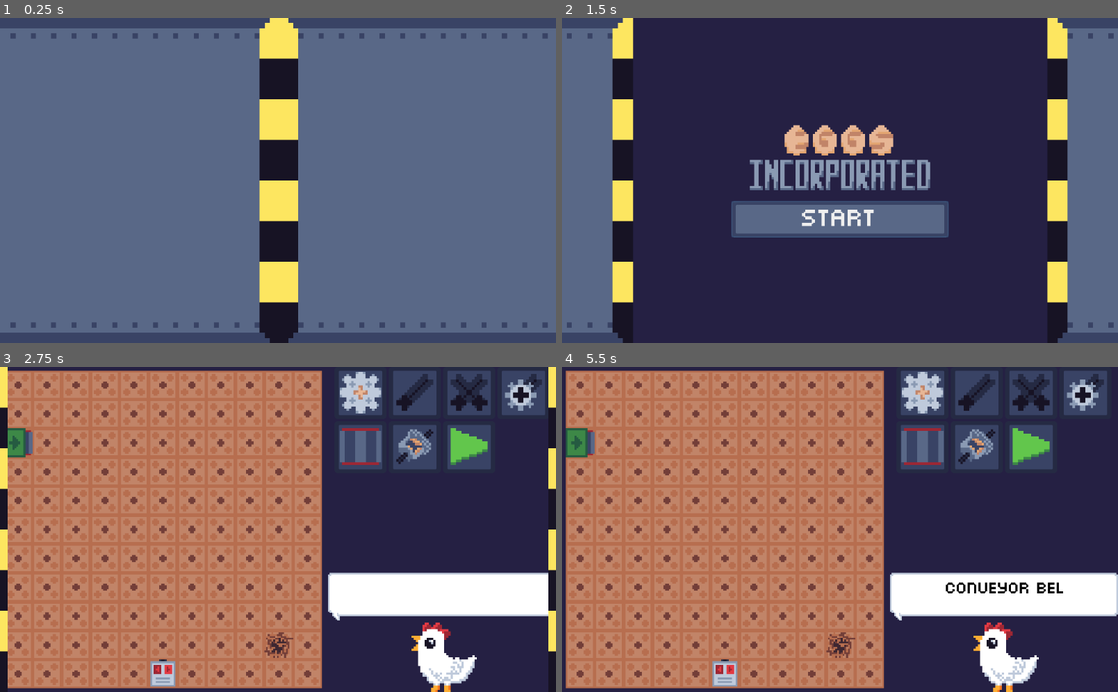
Above: before the commit, frames 1-4 (two rows, left to right).
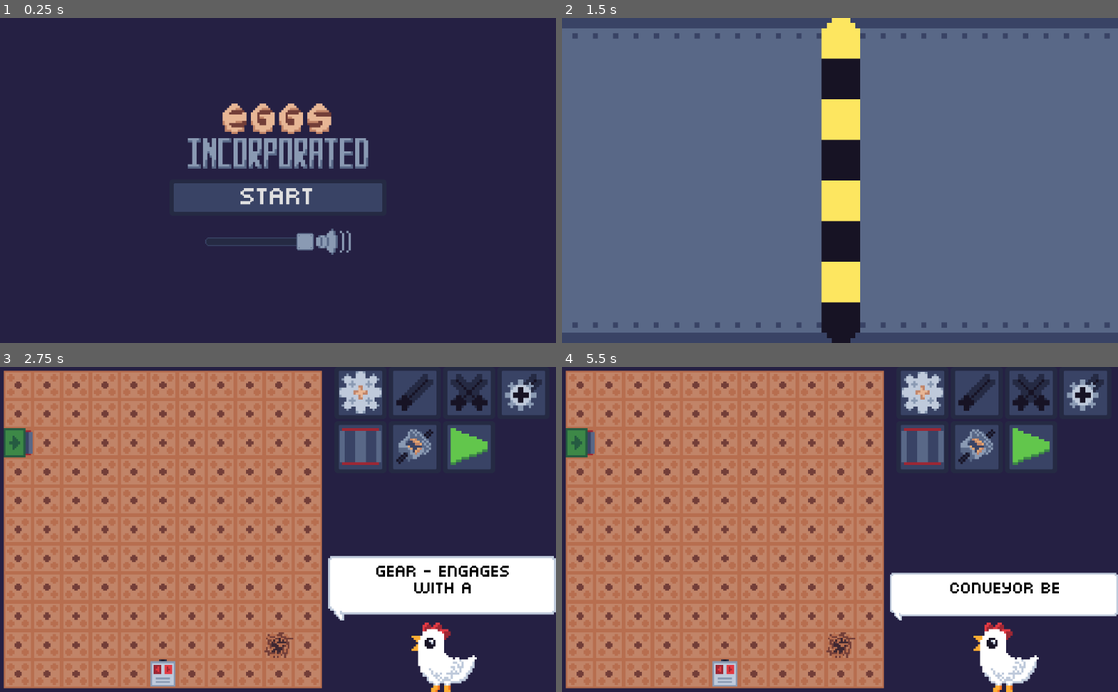
Above: after the commit, the same moments.

Repository: NoNotCar/SGJW-NestMaking
Game: Godot game, scene res://gui/title/Title.tscn
The game is run twice, just before and just after one commit, with the same random seed, the same clock (stepped at 60 frames per second) and the same inputs.
Inputs (mouse positions are in pixels of both pictures, inside the frame that each line leads up to; where the layout moved, square brackets give the same spot in the first picture):
- Up to frame 1 (0.25 s): no input
- Up to frame 2 (1.5 s): click "START" at 0.5 s; click (923, 44) [840, 219] at 1.25 s
- Up to frame 3 (2.75 s): click (361, 393) at 2 s
- Up to frame 4 (5.5 s): click (979, 393) at 2.75 s; click (1029, 393) at 3.5 s; click (1084, 393) at 4.25 s; click (923, 448) at 5 s

The runs differ from the first frame. In frame 1, 99% of the frame differs, in the area x 0-100%, y 0-100%; in frame 2, 79%; in frame 3, 5.8%; in frame 4, 0.4%.

Commit message:
6

Diff:
--- a/Editor.gd
+++ b/Editor.gd
@@ -19,6 +19,8 @@
 			selector.connect("show_info",$SideBar/VBoxContainer/Chatbox,"add_text")
 func on_open():
 	$SideBar/VBoxContainer/Chatbox.add_text(level.goal_text)
+	$Music.stream=level.music
+	$Music.play()
 
 func on_done():
 	if registry.level==registry.MAX_LEVEL:
@@ -32,6 +34,7 @@
 		registry.level+=1
 		BlastDoors.close()
 		done=false
+		$Music.stop()
 
 
 # Called every frame. 'delta' is the elapsed time since the previous frame.
--- a/Editor.tscn
+++ b/Editor.tscn
@@ -154,4 +154,6 @@
 rect_min_size = Vector2( 128, 128 )
 texture = ExtResource( 7 )
 expand = true
+
+[node name="Music" type="AudioStreamPlayer" parent="."]
 [connection signal="timeout" from="SideBar/VBoxContainer/Chatbox/Timer" to="SideBar/VBoxContainer/Chatbox" method="_on_Timer_timeout"]
--- a/components/crossaxle/Crossover.tscn
+++ b/components/crossaxle/Crossover.tscn
@@ -1,7 +1,8 @@
-[gd_scene load_steps=3 format=2]
+[gd_scene load_steps=4 format=2]
 
 [ext_resource path="res://components/crossaxle/crossover.png" type="Texture" id=1]
 [ext_resource path="res://components/axle/Axle.tscn" type="PackedScene" id=2]
+[ext_resource path="res://components/ScaleIn.tscn" type="PackedScene" id=3]
 
 [node name="Crossover" type="Node2D"]
 
@@ -12,3 +13,5 @@
 
 [node name="Sprite" type="Sprite" parent="."]
 texture = ExtResource( 1 )
+
+[node name="ScaleIn" parent="Sprite" instance=ExtResource( 3 )]
--- a/components/differential/Differential.tscn
+++ b/components/differential/Differential.tscn
@@ -1,8 +1,9 @@
-[gd_scene load_steps=4 format=2]
+[gd_scene load_steps=5 format=2]
 
 [ext_resource path="res://components/differential/differential.png" type="Texture" id=1]
 [ext_resource path="res://components/axle/Axle.tscn" type="PackedScene" id=2]
 [ext_resource path="res://components/differential/Differential.gd" type="Script" id=3]
+[ext_resource path="res://components/ScaleIn.tscn" type="PackedScene" id=4]
 
 [node name="Differential" type="Node2D"]
 script = ExtResource( 3 )
@@ -23,3 +24,5 @@
 [node name="Sprite" type="Sprite" parent="."]
 texture = ExtResource( 1 )
 hframes = 3
+
+[node name="ScaleIn" parent="Sprite" instance=ExtResource( 4 )]
--- a/components/eggsrc/Egg.gd
+++ b/components/eggsrc/Egg.gd
@@ -6,6 +6,7 @@
 # var b = "text"
 export var fixed = false
 var fpos:Vector2
+export var target_nest = "nest"
 # Called when the node enters the scene tree for the first time.
 func _ready():
 	if fixed:
@@ -27,11 +28,12 @@
 			$Tween.start()
 		return
 	if $Sprite.frame==0:
-		for nest in registry.find("nest",registry.tile_pos(global_position)):
-			remove_from_group("Eggs")
-			nest.eggs+=1
-			queue_free()
-			return
+		for nest in registry.find(target_nest,registry.tile_pos(global_position)):
+			if nest.eggs!=nest.max_eggs:
+				remove_from_group("Eggs")
+				nest.eggs+=1
+				queue_free()
+				return
 	$Sprite.frame=1
 
 
--- a/components/eggsrc/EggSrc.gd
+++ b/components/eggsrc/EggSrc.gd
@@ -2,11 +2,13 @@
 
 
 export var egg = preload("res://components/eggsrc/Egg.tscn")
+export var cover = 0
 var spawned
 
 # Called when the node enters the scene tree for the first time.
 func _ready():
 	registry.register(self,"run")
+	$Sprite.frame=cover
 
 func start():
 	spawned = egg.instance()
--- a/components/eggsrc/PenguEgg.tscn
+++ b/components/eggsrc/PenguEgg.tscn
@@ -6,6 +6,7 @@
 
 [node name="PenguEgg" instance=ExtResource( 2 )]
 script = ExtResource( 3 )
+target_nest = "penguin"
 
 [node name="Sprite" parent="." index="0"]
 texture = ExtResource( 1 )
--- a/components/nest/Nest.gd
+++ b/components/nest/Nest.gd
@@ -5,12 +5,14 @@
 # var a = 2
 # var b = "text"
 var eggs:=0 setget set_eggs
-
+var max_eggs
+export var nest_type="nest"
 # Called when the node enters the scene tree for the first time.
 func _ready():
-	registry.register(self,"nest")
+	registry.register(self,nest_type)
 	registry.register(self,"blocked")
 	registry.register(self,"run")
+	max_eggs=$Sprite.hframes-1
 
 func start():
 	set_eggs(0)
--- a/components/nest/PenguNest.tscn
+++ b/components/nest/PenguNest.tscn
@@ -4,6 +4,7 @@
 [ext_resource path="res://components/nest/Nest.tscn" type="PackedScene" id=2]
 
 [node name="PenguNest" instance=ExtResource( 2 )]
+nest_type = "penguin"
 
 [node name="Sprite" parent="." index="0"]
 texture = ExtResource( 1 )
--- /dev/null
+++ b/gui/LevelSelect.tscn
@@ -0,0 +1,27 @@
+[gd_scene load_steps=2 format=2]
+
+[ext_resource path="res://gui/MediumText.tres" type="DynamicFont" id=1]
+
+[node name="LevelSelect" type="VBoxContainer"]
+anchor_right = 1.0
+anchor_bottom = 1.0
+__meta__ = {
+"_edit_use_anchors_": false
+}
+
+[node name="Label" type="Label" parent="."]
+margin_right = 1024.0
+margin_bottom = 50.0
+custom_fonts/font = ExtResource( 1 )
+text = "LEVEL SELECT"
+align = 1
+
+[node name="CenterContainer" type="CenterContainer" parent="."]
+margin_top = 54.0
+margin_right = 1024.0
+margin_bottom = 54.0
+
+[node name="GridContainer" type="GridContainer" parent="CenterContainer"]
+margin_left = 512.0
+margin_right = 512.0
+columns = 3
--- /dev/null
+++ b/gui/LevelSelectBox.tscn
@@ -0,0 +1,13 @@
+[gd_scene load_steps=3 format=2]
+
+[ext_resource path="res://gui/selectbox/SelectBox.tscn" type="PackedScene" id=1]
+[ext_resource path="res://gui/MediumText.tres" type="DynamicFont" id=2]
+
+[node name="LevelSelectBox" instance=ExtResource( 1 )]
+margin_right = 96.0
+margin_bottom = 67.185
+rect_min_size = Vector2( 96, 64 )
+custom_fonts/font = ExtResource( 2 )
+text = "1"
+icon = null
+script = null
--- a/gui/blastdoor/BlastDoors.gd
+++ b/gui/blastdoor/BlastDoors.gd
@@ -1,13 +1,13 @@
 extends CanvasLayer
 
 
-var open:=false
+var open:=true
 signal opened
 var override_scene=""
 
 # Called when the node enters the scene tree for the first time.
 func _ready():
-	$Timer.start()
+	pass
 
 
 # Called every frame. 'delta' is the elapsed time since the previous frame.
@@ -17,6 +17,7 @@
 	override_scene=next_scene
 	if open:
 		$AnimationPlayer.play_backwards("Open")
+		$Open.play()
 
 func _on_AnimationPlayer_animation_finished(anim_name):
 	open=not open
@@ -32,3 +33,4 @@
 
 func _on_Timer_timeout():
 	$AnimationPlayer.play("Open")
+	$Open.play()
--- a/gui/blastdoor/BlastDoors.tscn
+++ b/gui/blastdoor/BlastDoors.tscn
@@ -1,7 +1,8 @@
-[gd_scene load_steps=4 format=2]
+[gd_scene load_steps=5 format=2]
 
 [ext_resource path="res://gui/blastdoor/door.png" type="Texture" id=1]
 [ext_resource path="res://gui/blastdoor/BlastDoors.gd" type="Script" id=2]
+[ext_resource path="res://gui/blastdoor/open.wav" type="AudioStream" id=3]
 
 [sub_resource type="Animation" id=1]
 resource_name = "Open"
@@ -53,8 +54,8 @@
 [node name="TextureRect" type="TextureRect" parent="."]
 anchor_right = 1.0
 anchor_bottom = 1.0
-margin_left = -84.0
-margin_right = -508.0
+margin_left = -600.0
+margin_right = -1024.0
 texture = ExtResource( 1 )
 stretch_mode = 5
 __meta__ = {
@@ -64,8 +65,8 @@
 [node name="TextureRect2" type="TextureRect" parent="."]
 anchor_right = 1.0
 anchor_bottom = 1.0
-margin_left = 512.0
-margin_right = 88.0
+margin_left = 1024.0
+margin_right = 600.0
 texture = ExtResource( 1 )
 stretch_mode = 5
 flip_h = true
@@ -79,5 +80,9 @@
 [node name="Timer" type="Timer" parent="."]
 wait_time = 0.5
 one_shot = true
+
+[node name="Open" type="AudioStreamPlayer" parent="."]
+stream = ExtResource( 3 )
+volume_db = 5.0
 [connection signal="animation_finished" from="AnimationPlayer" to="." method="_on_AnimationPlayer_animation_finished"]
 [connection signal="timeout" from="Timer" to="." method="_on_Timer_timeout"]
--- a/gui/placer/Placer.tscn
+++ b/gui/placer/Placer.tscn
@@ -42,6 +42,6 @@
 
 [node name="PlaceSound" type="AudioStreamPlayer" parent="."]
 stream = ExtResource( 4 )
-volume_db = -15.0
+volume_db = -5.0
 
 [node name="Delay" type="Tween" parent="."]
--- /dev/null
+++ b/gui/title/Title.gd
@@ -0,0 +1,16 @@
+extends Control
+
+
+# Declare member variables here. Examples:
+# var a = 2
+# var b = "text"
+
+
+# Called when the node enters the scene tree for the first time.
+func _ready():
+	$AudioStreamPlayer.call_deferred("play")
+
+
+# Called every frame. 'delta' is the elapsed time since the previous frame.
+#func _process(delta):
+#	pass
--- a/gui/title/Title.tscn
+++ b/gui/title/Title.tscn
@@ -6,10 +6,14 @@
 [ext_resource path="res://gui/title/StartButton.gd" type="Script" id=4]
 [ext_resource path="res://gui/button/buttondark.tres" type="StyleBox" id=5]
 [ext_resource path="res://gui/button/buttonlight.tres" type="StyleBox" id=6]
+[ext_resource path="res://music/bonusgame.ogg" type="AudioStream" id=7]
+[ext_resource path="res://gui/title/Title.gd" type="Script" id=8]
+[ext_resource path="res://gui/volume/VolumeSlider.tscn" type="PackedScene" id=9]
 
 [node name="Title" type="Control"]
 anchor_right = 1.0
 anchor_bottom = 1.0
+script = ExtResource( 8 )
 __meta__ = {
 "_edit_use_anchors_": false
 }
@@ -23,9 +27,9 @@
 
 [node name="VBoxContainer" type="VBoxContainer" parent="CenterContainer"]
 margin_left = 312.0
-margin_top = 194.0
+margin_top = 154.0
 margin_right = 712.0
-margin_bottom = 405.0
+margin_bottom = 445.0
 custom_constants/separation = 16
 
 [node name="TextureRect" type="TextureRect" parent="CenterContainer/VBoxContainer"]
@@ -46,4 +50,12 @@
 custom_fonts/font = ExtResource( 2 )
 text = "START"
 script = ExtResource( 4 )
+
+[node name="VolumeSlider" parent="CenterContainer/VBoxContainer" instance=ExtResource( 9 )]
+margin_top = 227.0
+margin_right = 400.0
+margin_bottom = 291.0
+
+[node name="AudioStreamPlayer" type="AudioStreamPlayer" parent="."]
+stream = ExtResource( 7 )
 [connection signal="pressed" from="CenterContainer/VBoxContainer/StartButton" to="CenterContainer/VBoxContainer/StartButton" method="_on_pressed"]
--- /dev/null
+++ b/gui/volume/VolumeSlider.gd
@@ -0,0 +1,36 @@
+extends HBoxContainer
+
+
+# Declare member variables here. Examples:
+# var a = 2
+# var b = "text"
+const sfile = "user://volume.sav"
+
+# Called when the node enters the scene tree for the first time.
+func _ready():
+	var d=Directory.new()
+	if d.file_exists(sfile):
+		var f=File.new()
+		f.open(sfile,File.READ)
+		$CenterContainer/HSlider.value=f.get_var()
+		f.close()
+	_on_HSlider_value_changed($CenterContainer/HSlider.value)
+
+
+# Called every frame. 'delta' is the elapsed time since the previous frame.
+#func _process(delta):
+#	pass
+
+
+func _on_HSlider_value_changed(value):
+	var dB=value*0.5-50
+	if value:
+		AudioServer.set_bus_mute(AudioServer.get_bus_index("Master"), false)
+		AudioServer.set_bus_volume_db(AudioServer.get_bus_index("Master"), dB)
+	else:
+		AudioServer.set_bus_mute(AudioServer.get_bus_index("Master"), true)
+func _exit_tree():
+	var f=File.new()
+	f.open(sfile,File.WRITE)
+	f.store_var($CenterContainer/HSlider.value)
+	f.close()
--- /dev/null
+++ b/gui/volume/VolumeSlider.tscn
@@ -0,0 +1,54 @@
+[gd_scene load_steps=7 format=2]
+
+[ext_resource path="res://gui/volume/slide.png" type="Texture" id=1]
+[ext_resource path="res://gui/volume/pointer2.png" type="Texture" id=2]
+[ext_resource path="res://gui/volume/pointer1.png" type="Texture" id=3]
+[ext_resource path="res://gui/volume/icon1.png" type="Texture" id=4]
+[ext_resource path="res://gui/volume/VolumeSlider.gd" type="Script" id=5]
+
+[sub_resource type="StyleBoxTexture" id=1]
+texture = ExtResource( 1 )
+region_rect = Rect2( 0, 0, 32, 16 )
+margin_left = 6.15339
+margin_right = 6.15339
+margin_top = 4.26004
+margin_bottom = 4.10226
+
+[node name="VolumeSlider" type="HBoxContainer"]
+margin_right = 344.0
+margin_bottom = 64.0
+alignment = 1
+script = ExtResource( 5 )
+__meta__ = {
+"_edit_use_anchors_": false
+}
+
+[node name="CenterContainer" type="CenterContainer" parent="."]
+margin_left = 38.0
+margin_right = 238.0
+margin_bottom = 64.0
+__meta__ = {
+"_edit_use_anchors_": false
+}
+
+[node name="HSlider" type="HSlider" parent="CenterContainer"]
+margin_top = 16.0
+margin_right = 200.0
+margin_bottom = 48.0
+rect_min_size = Vector2( 200, 0 )
+custom_icons/grabber_highlight = ExtResource( 3 )
+custom_icons/grabber = ExtResource( 2 )
+custom_styles/slider = SubResource( 1 )
+custom_styles/grabber_area_highlight = SubResource( 1 )
+custom_styles/grabber_area = SubResource( 1 )
+value = 100.0
+
+[node name="Icon" type="TextureRect" parent="."]
+margin_left = 242.0
+margin_right = 306.0
+margin_bottom = 64.0
+rect_min_size = Vector2( 64, 64 )
+texture = ExtResource( 4 )
+expand = true
+stretch_mode = 6
+[connection signal="value_changed" from="CenterContainer/HSlider" to="." method="_on_HSlider_value_changed"]
--- a/level/Level.gd
+++ b/level/Level.gd
@@ -6,6 +6,7 @@
 export var tiles = preload("res://level/flooring.png")
 export var character = preload("res://gui/help/chicken.png")
 export var goal_text = "Get the egg to the nest!"
+export var music = preload("res://music/mountain.ogg")
 var running=false
 
 func _init():
--- a/level/Level2.tscn
+++ b/level/Level2.tscn
@@ -1,14 +1,16 @@
-[gd_scene load_steps=6 format=2]
+[gd_scene load_steps=7 format=2]
 
 [ext_resource path="res://level/Level.tscn" type="PackedScene" id=1]
 [ext_resource path="res://components/motor/Motor.tscn" type="PackedScene" id=2]
 [ext_resource path="res://components/eggsrc/EggSrc.tscn" type="PackedScene" id=3]
 [ext_resource path="res://components/nest/Nest.tscn" type="PackedScene" id=4]
 [ext_resource path="res://gui/help/pigeon.png" type="Texture" id=5]
+[ext_resource path="res://music/moving.ogg" type="AudioStream" id=6]
 
 [node name="Level2" instance=ExtResource( 1 )]
 character = ExtResource( 5 )
 goal_text = "Get all the eggs to the nest!"
+music = ExtResource( 6 )
 
 [node name="Motor" parent="." index="2" instance=ExtResource( 2 )]
 position = Vector2( 80, 80 )
--- a/level/Level3.tscn
+++ b/level/Level3.tscn
@@ -7,15 +7,18 @@
 [ext_resource path="res://components/motor/Motor.tscn" type="PackedScene" id=5]
 [ext_resource path="res://components/eggsrc/EggSrc.tscn" type="PackedScene" id=6]
 [ext_resource path="res://components/eggsrc/PenguEgg.tscn" type="PackedScene" id=7]
+[ext_resource path="res://music/city.ogg" type="AudioStream" id=8]
 
 [node name="Level3" instance=ExtResource( 1 )]
 tiles = ExtResource( 3 )
 character = ExtResource( 4 )
 goal_text = "Brrr, it's cold! Get the egg to my buddy before it freezes!"
+music = ExtResource( 8 )
 
 [node name="EggSrc" parent="." index="2" instance=ExtResource( 6 )]
 position = Vector2( -80, -64 )
 egg = ExtResource( 7 )
+cover = 1
 
 [node name="PenguNest" parent="." index="3" instance=ExtResource( 2 )]
 position = Vector2( 64, 64 )
--- a/level/Level4.tscn
+++ b/level/Level4.tscn
@@ -7,11 +7,13 @@
 [ext_resource path="res://components/nest/Nest.tscn" type="PackedScene" id=5]
 [ext_resource path="res://components/motor/SmartMotor.tscn" type="PackedScene" id=6]
 [ext_resource path="res://components/motor/Motor.tscn" type="PackedScene" id=7]
+[ext_resource path="res://music/pixel.ogg" type="AudioStream" id=8]
 
 [node name="Level4" instance=ExtResource( 1 )]
 size = Vector2( 6, 6 )
 character = ExtResource( 3 )
 goal_text = "Who put all these blocks here? Whatever, just make sure both nests have eggs - that smart motor should help..."
+music = ExtResource( 8 )
 
 [node name="Camera2D" parent="." index="0"]
 zoom = Vector2( 0.36, 0.36 )
--- a/level/Level5.tscn
+++ b/level/Level5.tscn
@@ -11,10 +11,12 @@
 [ext_resource path="res://components/motor/Motor.tscn" type="PackedScene" id=9]
 [ext_resource path="res://components/gear/Gear.tscn" type="PackedScene" id=10]
 [ext_resource path="res://components/bevel/Bevel.tscn" type="PackedScene" id=11]
+[ext_resource path="res://music/pink.ogg" type="AudioStream" id=12]
 
 [node name="Level5" instance=ExtResource( 5 )]
 character = ExtResource( 8 )
 goal_text = "SQUALK! If I find the idiot who glued down those components in the corner, I'll claw their eyes out!"
+music = ExtResource( 12 )
 
 [node name="EggSrc" parent="." index="2" instance=ExtResource( 6 )]
 position = Vector2( -80, -48 )
--- /dev/null
+++ b/level/Level6.tscn
@@ -0,0 +1,46 @@
+[gd_scene load_steps=11 format=2]
+
+[ext_resource path="res://gui/help/parrot.png" type="Texture" id=1]
+[ext_resource path="res://music/rainbow.ogg" type="AudioStream" id=2]
+[ext_resource path="res://level/rainbow.png" type="Texture" id=3]
+[ext_resource path="res://components/nest/Nest.tscn" type="PackedScene" id=4]
+[ext_resource path="res://components/eggsrc/EggSrc.tscn" type="PackedScene" id=5]
+[ext_resource path="res://components/nest/PenguNest.tscn" type="PackedScene" id=6]
+[ext_resource path="res://level/Level.tscn" type="PackedScene" id=7]
+[ext_resource path="res://components/eggsrc/PenguEgg.tscn" type="PackedScene" id=8]
+[ext_resource path="res://components/motor/Motor.tscn" type="PackedScene" id=9]
+[ext_resource path="res://components/motor/SmartMotor.tscn" type="PackedScene" id=10]
+
+[node name="Level6" instance=ExtResource( 7 )]
+size = Vector2( 7, 7 )
+tiles = ExtResource( 3 )
+character = ExtResource( 1 )
+goal_text = "Here's your final test - remember all you've learned!"
+music = ExtResource( 2 )
+
+[node name="Camera2D" parent="." index="0"]
+zoom = Vector2( 0.42, 0.42 )
+
+[node name="EggSrc" parent="." index="2" instance=ExtResource( 5 )]
+position = Vector2( -112, 64 )
+
+[node name="EggSrc2" parent="." index="3" instance=ExtResource( 5 )]
+position = Vector2( -112, -64 )
+
+[node name="EggSrc3" parent="." index="4" instance=ExtResource( 5 )]
+position = Vector2( 0, -112 )
+rotation = 1.5708
+egg = ExtResource( 8 )
+cover = 1
+
+[node name="Nest" parent="." index="5" instance=ExtResource( 4 )]
+position = Vector2( 112, 0 )
+
+[node name="PenguNest" parent="." index="6" instance=ExtResource( 6 )]
+position = Vector2( 0, 112 )
+
+[node name="SmartMotor" parent="." index="7" instance=ExtResource( 10 )]
+
+[node name="Motor" parent="." index="8" instance=ExtResource( 9 )]
+position = Vector2( 112, 64 )
+rotation = -1.5708
--- a/lib.gd
+++ b/lib.gd
@@ -2,7 +2,6 @@
 
 
 const around = [Vector2.UP,Vector2.RIGHT,Vector2.DOWN,Vector2.LEFT]
-
 
 # Called when the node enters the scene tree for the first time.
 func _ready():
--- a/registry.gd
+++ b/registry.gd
@@ -10,7 +10,7 @@
 var placing = "gear"
 var errored:=false
 var level = 1
-const MAX_LEVEL = 5
+const MAX_LEVEL = 6
 const jam_error = preload("res://gui/alerts/JamError.tscn")
 const TILESIZE = Vector2(16,16)
 
Not shown, added: gui/blastdoor/open.wav.import
Binary file added: gui/help/parrot.aseprite
Binary file added: gui/help/parrot.png
Not shown, added: gui/help/parrot.png.import
Not shown: 1 places in gui/title/Title.tscn that only renumber resources
Binary file changed: gui/title/title.aseprite
Binary file changed: gui/title/title.png
Binary file added: gui/volume/icon.aseprite
Binary file added: gui/volume/icon1.png
Not shown, added: gui/volume/icon1.png.import
Binary file added: gui/volume/icon2.png
Not shown, added: gui/volume/icon2.png.import
(and 31 more such lines)
